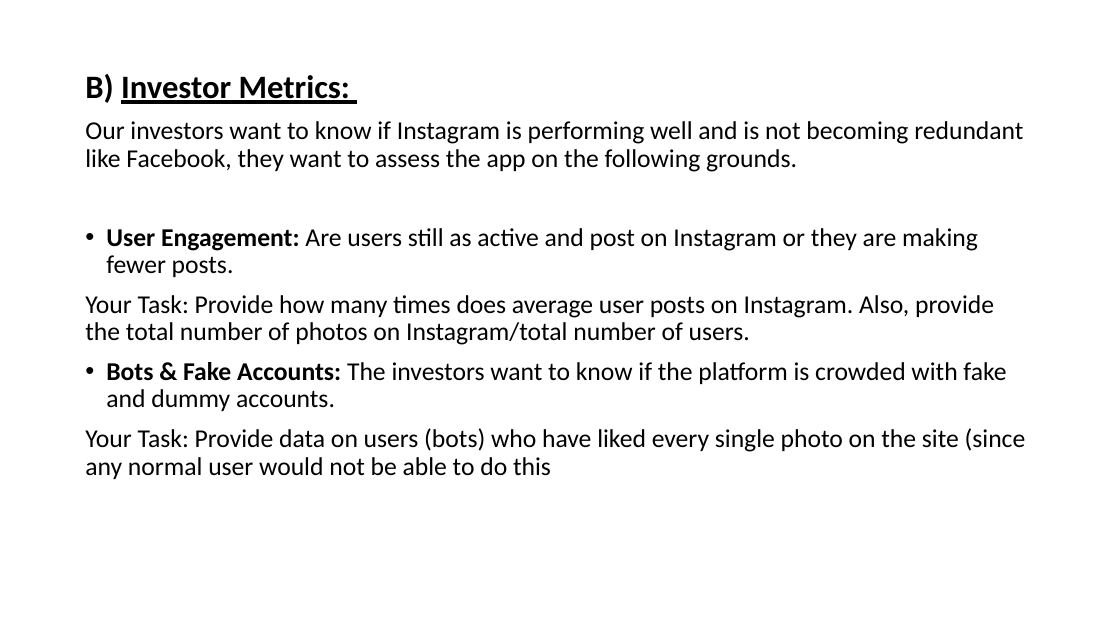
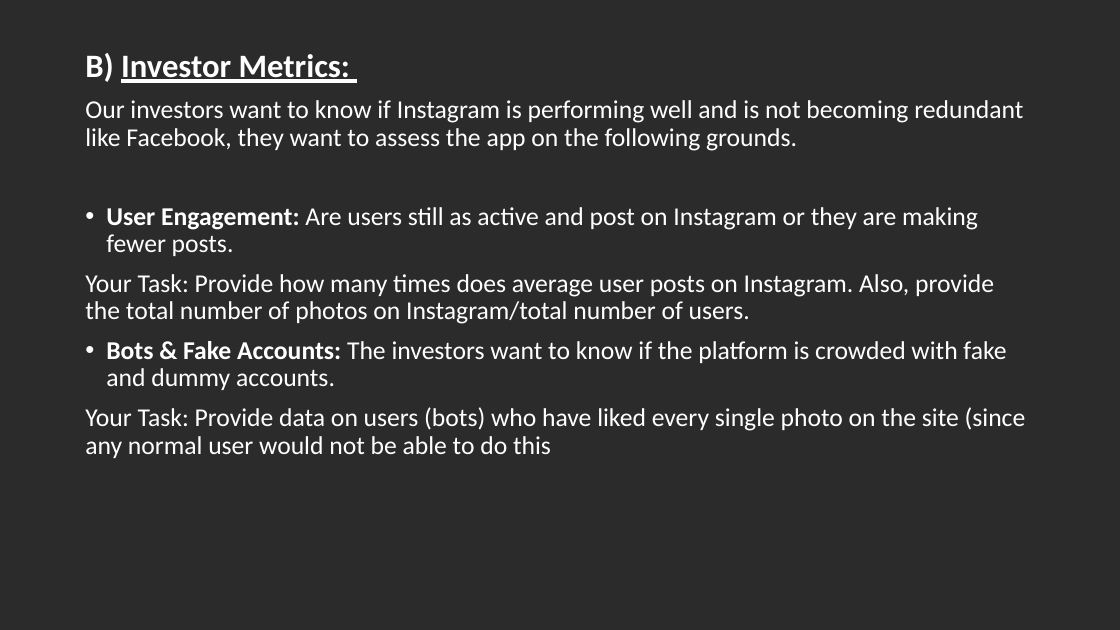
Before and after one commit to salonimeshram13/Social-Media-Analysis-SQL-Study, a slide deck: slide 4 of SOCIAL MEDIA ANALYSIS.pptx. Drawn at 1120x630 pixels with LibreOffice and Linux fonts; fonts in the diff are those of the drawing; background and template pictures are left out; a plain dark background stands for a picture behind light text. Boxes give left, top, right and bottom in pixels: in the first picture for what was removed or moved away, otherwise in the second. Text is boxed around its words. In the diff, an @@ line names an element or a change of style, - is before the commit and + after.

```diff
--- a/SOCIAL MEDIA ANALYSIS.pptx
+++ b/SOCIAL MEDIA ANALYSIS.pptx
@@ background #FFFFFF to picture (left out) @@
@@ text "B) Investor Metrics:" moved from (x1=85, y1=74, x2=1026, y2=479) to (x1=85, y1=53, x2=1026, y2=458) @@
@@ text "B) Investor Metrics:" at (x1=85, y1=53, x2=1026, y2=458): text colour #000000 to #FFFFFF @@
```
Also in this commit, not shown: 3 other slides changed.
